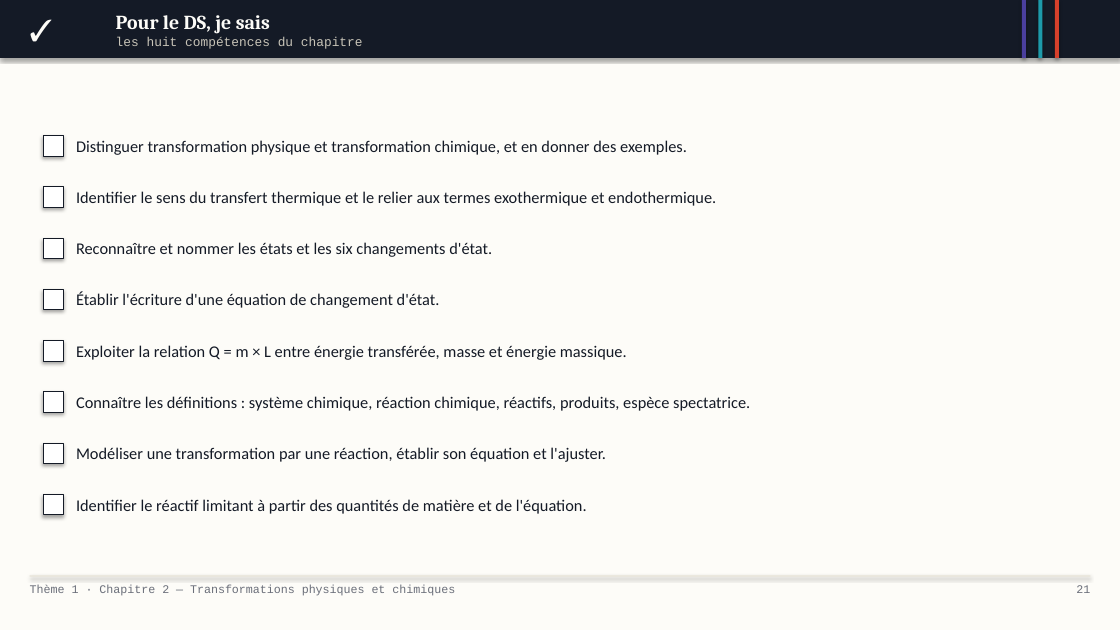
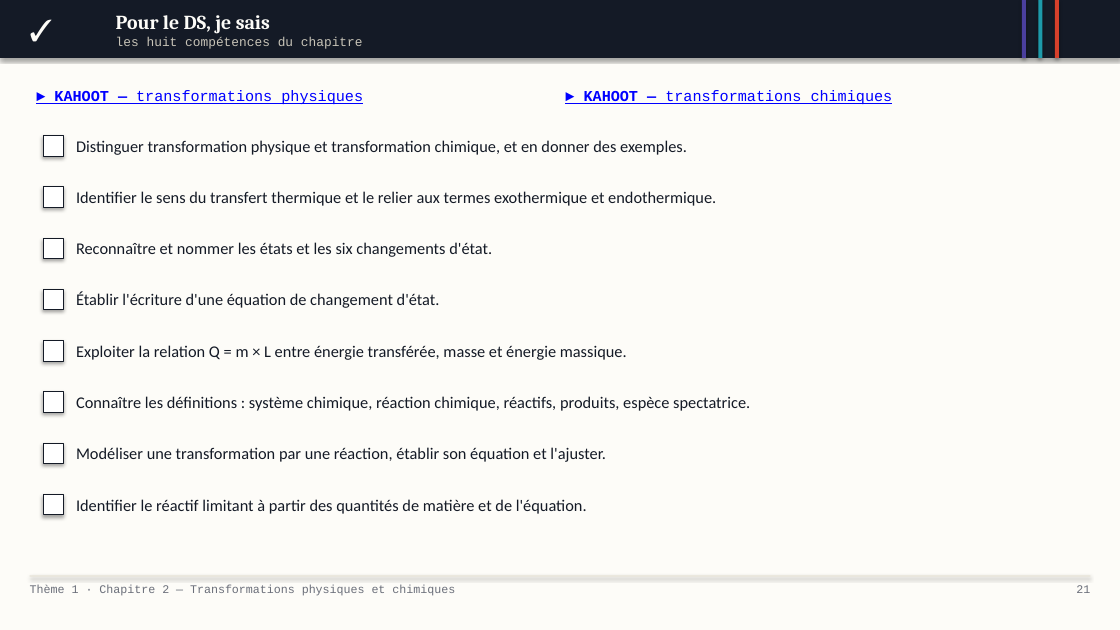
Before and after one commit to MVanHoorde/Site-Web-Portfolio, a slide deck: slide 21 of assets/pptx/pc/diaporama-2nde-t1c2.pptx. Drawn at 1120x630 pixels with LibreOffice and Linux fonts; fonts in the diff are those of the drawing. Boxes give left, top, right and bottom in pixels: in the first picture for what was removed or moved away, otherwise in the second. Text is boxed around its words. In the diff, an @@ line names an element or a change of style, - is before the commit and + after.

```diff
--- a/assets/pptx/pc/diaporama-2nde-t1c2.pptx
+++ b/assets/pptx/pc/diaporama-2nde-t1c2.pptx
@@ text added at (x1=54, y1=90, x2=363, y2=104), 13 pt, text #0000FF, underline @@
+► KAHOOT — transformations physiques
@@ text added at (x1=584, y1=90, x2=893, y2=104), 13 pt, text #0000FF, underline @@
+► KAHOOT — transformations chimiques
```
Also in this commit, not shown: 15 other slides changed, 13 other files.
